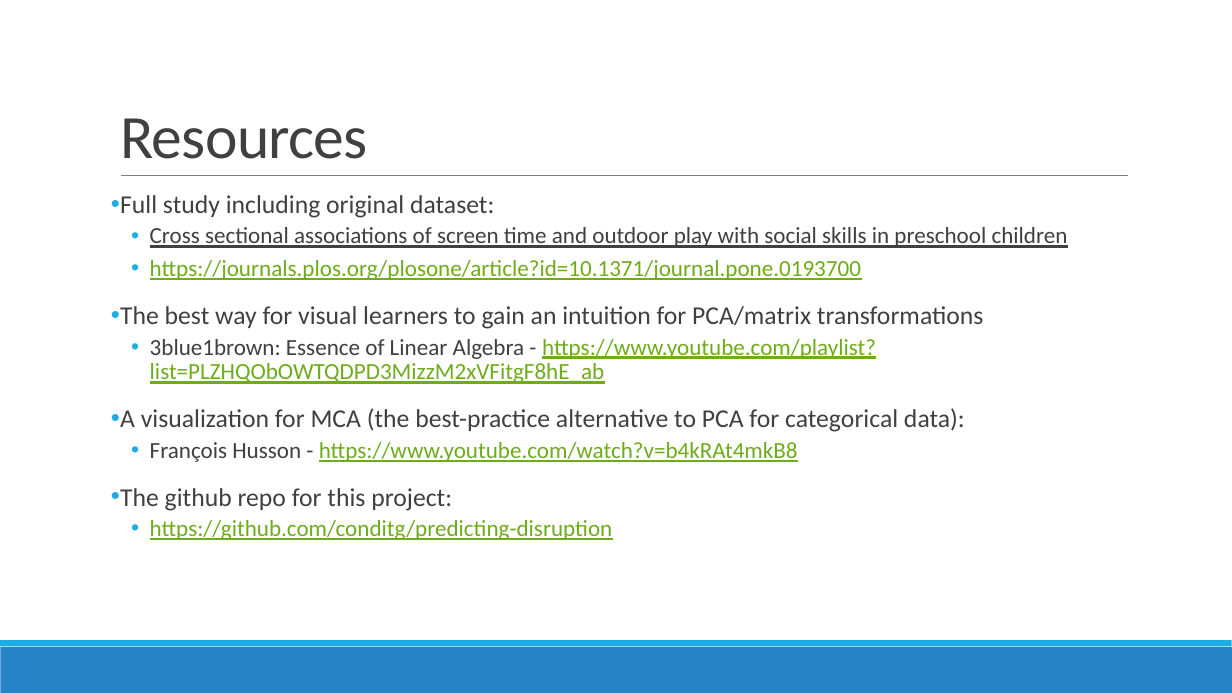
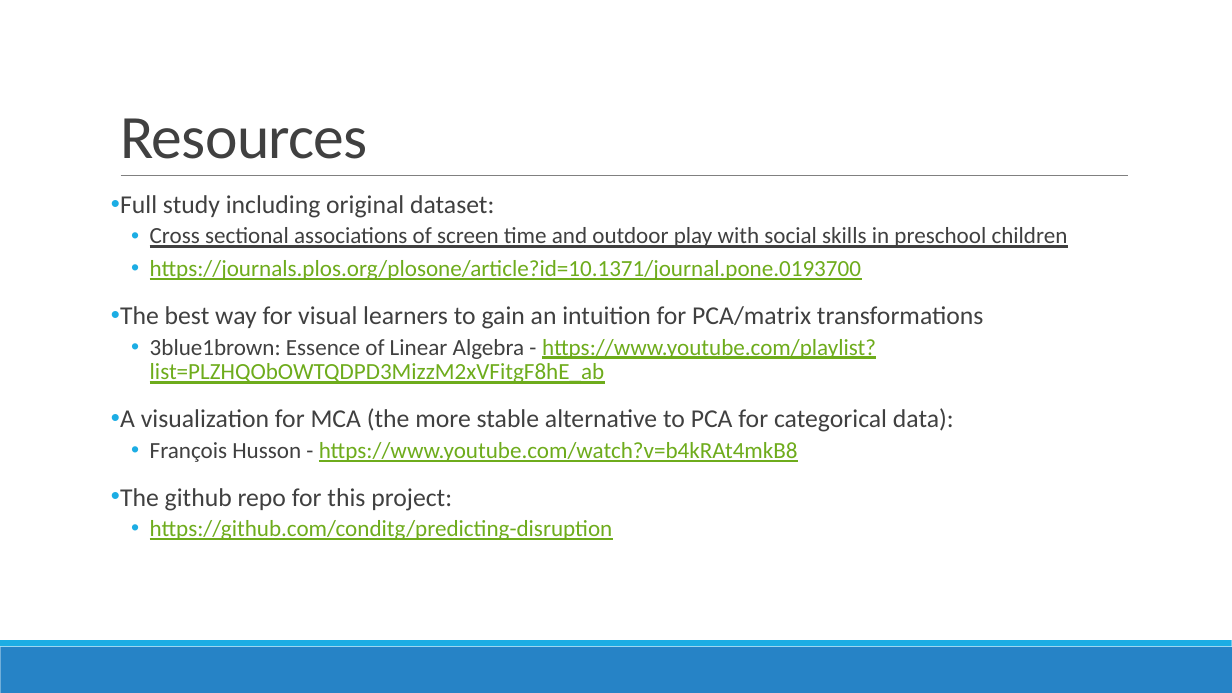
Before and after one commit to conditg/predicting-disruption, a slide deck: slide 19 of DisruptCapstone.pptx. Drawn at 1232x693 pixels with LibreOffice and Linux fonts; fonts in the diff are those of the drawing. Boxes give left, top, right and bottom in pixels: in the first picture for what was removed or moved away, otherwise in the second. Text is boxed around its words. In the diff, an @@ line names an element or a change of style, - is before the commit and + after.

```diff
--- a/DisruptCapstone.pptx
+++ b/DisruptCapstone.pptx
@@ text at bbox=[120, 408, 954, 432]: text changed @@
-• A visualization for MCA (the best-practice alternative to PCA for categorical data):
+• A visualization for MCA (the more stable alternative to PCA for categorical data):
```
Also in this commit, not shown: 4 other slides changed, 1 other file.
